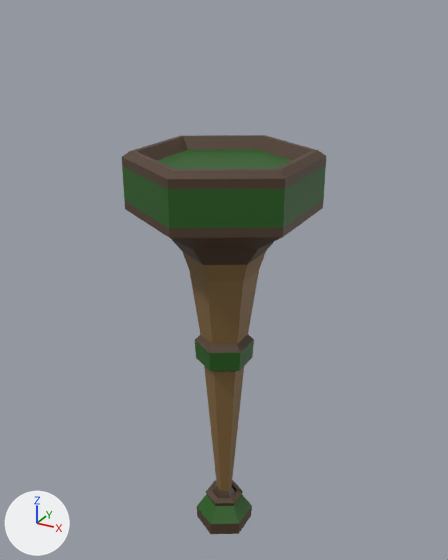
Two versions of the Blender file SourceAssets/Pins/Pins.blend, one commit apart.
Rendered twice from a camera (50 mm lens) standing at (3.08, -5.61, 6.3) and looking at (-0.08, 0.13, 3.43). The axes (+X, +Y, +Z) are drawn at lower left. The lights are the same throughout. The older version comes first. The same objects are shown in both versions, whatever each file hides.

Names of what the first picture shows: 'Pin1_Builder'.
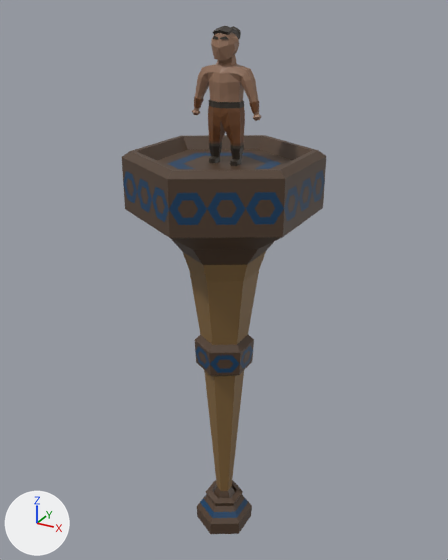
Edits to the bpy script that builds the scene:
```text
Add mat_emissive_002:
    mat_emissive_002 = principled_material('Emissive.002')
    mat_emissive_002.texture = img_colorpalette_png_002
Change me_circle_001:
    used by ob_pin1_builder; location = (0.0, 0.0, 0.0)
    remove me_circle_001.from_pydata(...)  # 132 vertices, 130 faces; spans x -0.92..0.92, y -1.06..1.06, z 0.02..4.95
    remove me_circle_001.materials.append(mat_emissive)  # picture img_colorpalette_png
    add me_circle_001.from_pydata(...)  # 938 vertices, 935 faces; spans x -0.92..0.92, y -1.06..1.06, z 0.02..6.14
    me_circle_001 part 1: a new loose piece of 406 vertices spanning x -0.39..0.39, y -0.12..0.25, z 4.81..6.14, in mat_emissive_001 (picture img_colorpalette_png_002)
    me_circle_001 part 2: a new loose piece of 23 vertices spanning x -0.3..0.0, y -0.35..-0.17, z 2.42..2.73
    me_circle_001 part 3: a new loose piece of 23 vertices spanning x 0.0..0.3, y -0.35..-0.17, z 2.42..2.73
    me_circle_001 part 4: a new loose piece of 23 vertices spanning x 0.29..0.3, y -0.17..0.17, z 2.42..2.73
    me_circle_001 part 5: 12 vertices removed from x -0.92..0.92, y -1.06..1.06, z 4.42..4.79; 234 vertices added at x -0.92..0.92, y -1.06..1.06, z 4.33..4.89
    me_circle_001 part 6: 8 vertices moved from x -0.29..0.21, y -0.24..0.24, z 2.42..2.48 to x -0.3..0.21, y -0.24..0.24, z 2.36..2.69; 4 vertices removed from x 0.0..0.29, y -0.33..0.33, z 2.48; 23 vertices added at x -0.3..0.29, y -0.33..0.33, z 2.42..2.73
    me_circle_001 part 7: 12 vertices added at x -0.28..0.28, y -0.32..0.32, z 0.26..0.32
    me_circle_001 part 8: 89 faces spanning x -0.92..0.92, y -1.06..1.06, z 0.02..4.95 switch from mat_normal (picture img_colorpalette_png) to mat_emissive_001 (picture img_colorpalette_png_002)
    other edits to the shape of me_circle_001 do not show in these pictures
    add me_circle_001.materials.append(mat_emissive_002)  # picture img_colorpalette_png_002
```

Pixel boxes (x1, y1, x2, y2) of what changed, in the pictures (448 x 560 px):
'Pin1_Builder', reshaped (27% taller): before (122, 135, 326, 534); after (122, 26, 326, 534)
part 1 of me_circle_001, added (brown): after (192, 26, 261, 166)
part 2 of me_circle_001, added: after (195, 341, 210, 375)
part 3 of me_circle_001, added: after (209, 353, 240, 375)
part 4 of me_circle_001, added: after (239, 340, 254, 375)
part 5 of me_circle_001, reshaped: before (122, 157, 326, 238); after (122, 149, 326, 238)
part 6 of me_circle_001, built on: before (195, 340, 254, 491); after (204, 370, 244, 491)
part 7 of me_circle_001, added: after (197, 494, 252, 524)
part 8 of me_circle_001, edited (looks the same): (122, 135, 326, 534) in both
